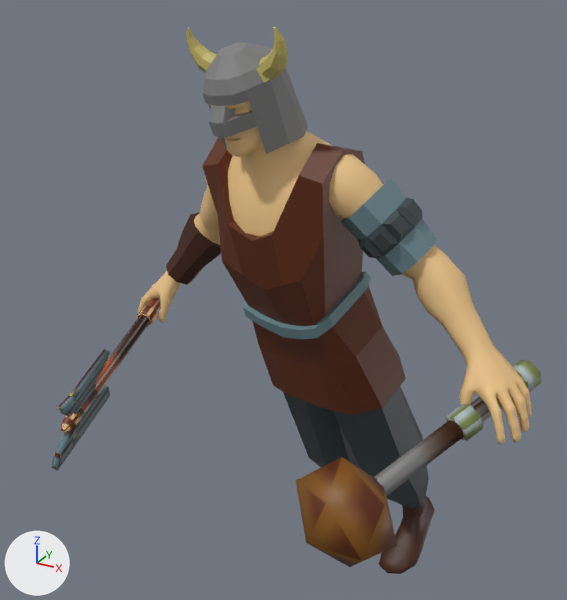
An edit to the COLLADA model res/models/player/mace/player_run_mace.dae, drawn before and after from the same camera.
Both versions are drawn from a camera (50 mm lens) standing at (11.6, -23.9, 23.5) and looking at (-0.8, -1.3, 12.2). The axes (+X, +Y, +Z) are drawn at lower left. The lights are the same throughout. Vertices at the same position are counted once.

Script lines for the objects in view, before the commit:
```python
me_bodymesh = bpy.data.meshes.new('bodyMesh')
me_bodymesh.from_pydata(...)  # 3569 vertices, 6803 faces; spans x -0.087..0.087, y -0.233..0.0, z -0.094..0.022
me_bodymesh.materials.append(mat_material_001)  # picture img_viking_png
ob_body = bpy.data.objects.new('body', me_bodymesh)
ob_body.location = (1.48, 3.95, -0.32)
ob_body.rotation_euler = (-1.224, -0.0592, -0.208)  # degrees (-70, -3.4, -12)
ob_body.scale = (-100.0, 100.0, 100.0)
```
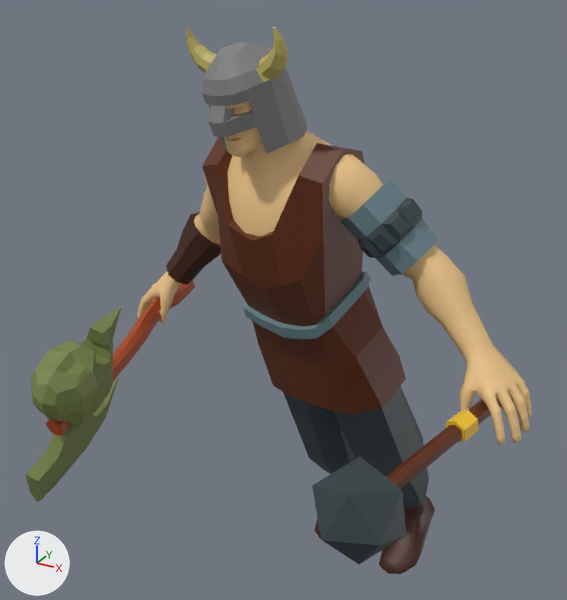
The newer file is also turned or shifted as a whole; pictures and numbers use the older file's frame.

Boxes [x1, y1, x2, y2] around the edits, measured in the pictures (567 x 600 px; the box of a moved part takes in the faces that stretch with it):
'body', reshaped: before [51, 27, 542, 574]; after [25, 27, 532, 574]
part 1 of me_bodymesh, added: after [312, 457, 407, 564]
part 2 of me_bodymesh, rebuilt: before [374, 360, 542, 496]; after [386, 380, 524, 489]
part 3 of me_bodymesh, added (green): after [25, 306, 122, 502]
part 4 of me_bodymesh, deleted (brown): before [296, 457, 397, 567]
part 5 of me_bodymesh, moved or reshaped: before [51, 298, 164, 471]; after [46, 281, 195, 436]

Patch to the scene script:
```diff
--- a/res/models/player/mace/player_run_mace.dae.py
+++ b/res/models/player/mace/player_run_mace.dae.py
@@ me_bodymesh @@
 # used by ob_body; location = (1.48, 3.95, -0.32); rotation_euler = (-1.224, -0.0592, -0.208), in degrees (-70, -3.4, -12); scale = (-100.0, 100.0, 100.0)
-me_bodymesh.from_pydata(...)  # 3569 vertices, 6803 faces; spans x -0.087..0.087, y -0.233..0.0, z -0.094..0.022
+me_bodymesh.from_pydata(...)  # 3779 vertices, 7219 faces; spans x -0.087..0.088, y -0.233..0.0, z -0.105..0.022
+# me_bodymesh part 1: a new loose piece, an icosphere of 20 faces spanning x -0.08..-0.056, y -0.145..-0.119, z -0.084..-0.057, in mat_material_001 (picture img_viking_png)
+# me_bodymesh part 2: the loose piece of 48 vertices spanning x -0.085..-0.058, y -0.125..-0.115, z -0.061..0.005 is rebuilt with 48 vertices and now spans x -0.08..-0.067, y -0.133..-0.112, z -0.064..0.001
+# me_bodymesh part 3: a new loose piece of 160 vertices spanning x 0.04..0.076, y -0.15..-0.091, z -0.105..-0.041, in mat_material_001 (picture img_viking_png)
+# me_bodymesh part 4: the loose piece of 12 vertices spanning x -0.072..-0.044, y -0.135..-0.105, z -0.081..-0.054 is deleted
+# me_bodymesh part 5: 3 vertices moved within x 0.055..0.084, y -0.12..-0.116, z -0.085..-0.005; 125 vertices removed from x 0.046..0.087, y -0.137..-0.104, z -0.094..0.01; 175 vertices added at x 0.052..0.088, y -0.128..-0.108, z -0.088..0.008
 me_bodymesh.materials.append(mat_material_001)
```
